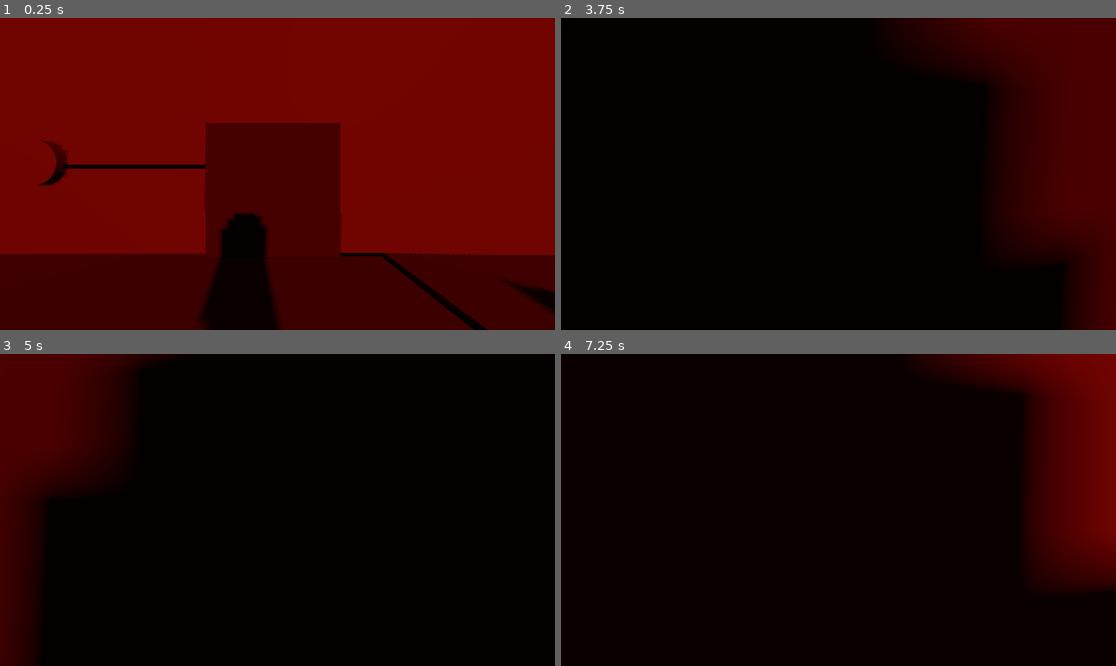
Above: before the commit, frames 1-4 (two rows, left to right).
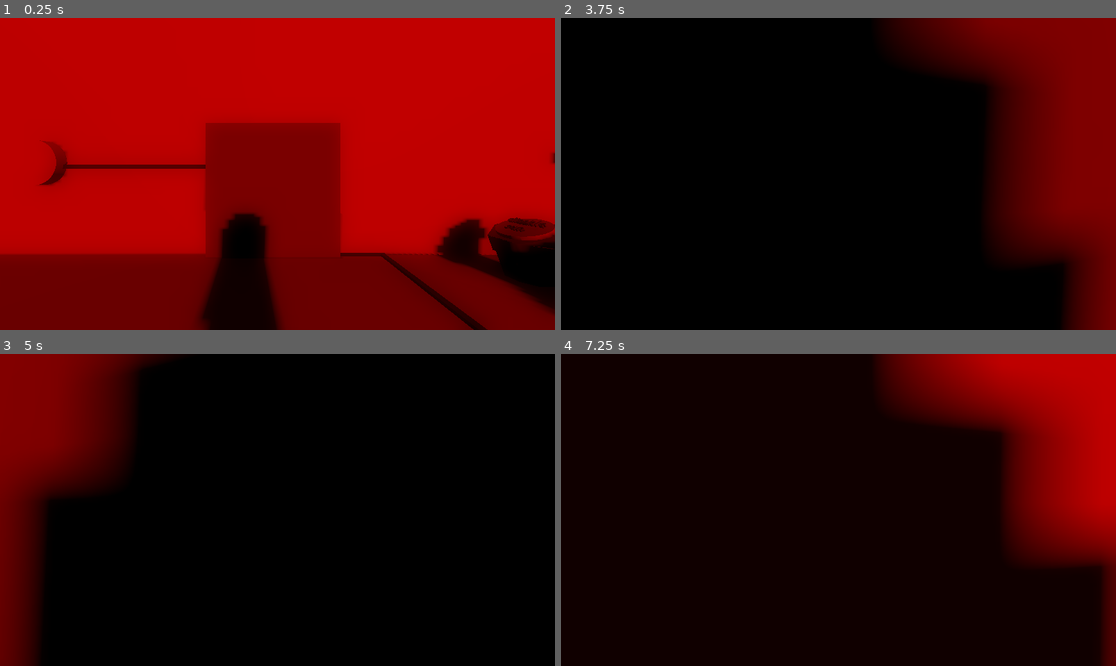
Above: after the commit, the same moments.

Repository: ThreeCoffees/HackYeah2025
Game: Godot game, scene res://test_scenes/gremble_test_scene.tscn
Two runs of this game, one before a commit and one after it. Both use one fixed random seed, a clock stepped at 60 frames per second and the inputs below. This scene is started directly instead of the project's main scene.
Inputs (mouse positions are in pixels of both pictures, inside the frame that each line leads up to):
- Up to frame 1 (0.25 s): no input
- Up to frame 2 (3.75 s): move the mouse to (866, 174) at 0.52 s; hold W (move_forward) from 0.53 s (still down); click (866, 174) at 0.6 s; tap Space (jump) at 0.77, 1.52, 2.75, 3.02 s; move the mouse to (810, 174) at 1.27 s; click (810, 174) at 1.35 s; tap Enter at 2, 3.5 s; move the mouse to (849, 167) at 2.02 s; click (849, 167) at 2.1 s; move the mouse to (832, 180) at 2.77 s; click (832, 180) at 2.85 s; move the mouse to (877, 177) at 3.52 s; click (877, 177) at 3.6 s
- Up to frame 3 (5 s): keep holding W (move_forward); tap Space (jump) at 3.77, 4.52 s; move the mouse to (233, 506) at 4.27 s; click (233, 506) at 4.35 s
- Up to frame 4 (7.25 s): tap Space (jump) at 5, 6.02, 6.77 s; move the mouse to (844, 510) at 5.02 s; click (844, 510) at 5.1 s; move the mouse to (816, 503) at 5.77 s; release W (move_forward) at 5.78 s; hold D (move_right) 5.78-6.53 s; click (816, 503) at 5.85 s; move the mouse to (866, 510) at 6.52 s; hold W (move_forward) from 6.53 s (still down); click (866, 510) at 6.6 s

The runs differ from the first frame. In frame 1, 95% of the frame differs, in the area x 0-100%, y 0-100%; in frame 2, 18%; in frame 3, 11%; in frame 4, 19%.

Commit message:
Added light wall

Diff:
--- a/test_scenes/global_state_button.tscn
+++ b/test_scenes/global_state_button.tscn
@@ -68,6 +68,7 @@
 
 [node name="Area3D" type="Area3D" parent="."]
 transform = Transform3D(0.91644657, -0.4001571, 0, 0.4001571, 0.91644657, 0, 0, 0, 1, -0.088935554, 0.8968525, 0)
+collision_layer = 7
 script = ExtResource("2_irn3s")
 
 [node name="CollisionShape3D" type="CollisionShape3D" parent="Area3D"]
--- a/test_scenes/gremble_test_scene.tscn
+++ b/test_scenes/gremble_test_scene.tscn
@@ -6,6 +6,7 @@
 [ext_resource type="PackedScene" uid="uid://dsbnm1yue8ama" path="res://player/player_camera.tscn" id="3_okhc2"]
 [ext_resource type="PackedScene" uid="uid://dy7dd3ej6xisk" path="res://test_scenes/global_state_button.tscn" id="5_fenjg"]
 [ext_resource type="PackedScene" uid="uid://8w63g3fanpur" path="res://test_scenes/waterfall.tscn" id="6_xmw63"]
+[ext_resource type="PackedScene" uid="uid://biv5d65umpjqc" path="res://test_scenes/light_wall.tscn" id="7_2tu86"]
 
 [sub_resource type="BoxMesh" id="BoxMesh_dh7q0"]
 size = Vector3(20, 1, 20)
@@ -33,8 +34,10 @@
 [sub_resource type="Environment" id="Environment_6eh5t"]
 background_mode = 1
 background_color = Color(0.12156863, 0, 0, 1)
+glow_enabled = true
+glow_bloom = 1.0
 volumetric_fog_enabled = true
-volumetric_fog_density = 0.2857
+volumetric_fog_density = 0.3
 volumetric_fog_albedo = Color(1, 0.6156863, 0.3529412, 1)
 
 [sub_resource type="BoxShape3D" id="BoxShape3D_fenjg"]
@@ -234,11 +237,29 @@
 transform = Transform3D(1, 0, 0, 0, 1, 0, 0, 0, 1, 4.5784683, 0, 5.4654055)
 action = "disable"
 
+[node name="GlobalStateButton3" parent="." instance=ExtResource("5_fenjg")]
+transform = Transform3D(1, 0, 0, 0, 1, 0, 0, 0, 1, 4.5784683, 0, 2.6077747)
+property = "sun"
+
+[node name="GlobalStateButton4" parent="." instance=ExtResource("5_fenjg")]
+transform = Transform3D(1, 0, 0, 0, 1, 0, 0, 0, 1, 4.5784683, 0, 1.5735357)
+property = "sun"
+action = "disable"
+
+[node name="GlobalStateButton5" parent="." instance=ExtResource("5_fenjg")]
+transform = Transform3D(1, 0, 0, 0, 1, 0, 0, 0, 1, 4.5784683, 0, 8.635384)
+property = "death"
+action = "disable"
+
+[node name="GlobalStateButton6" parent="." instance=ExtResource("5_fenjg")]
+transform = Transform3D(1, 0, 0, 0, 1, 0, 0, 0, 1, 4.5784683, 0, 9.694381)
+property = "death"
+
 [node name="GlobalStateButton2" parent="." instance=ExtResource("5_fenjg")]
-transform = Transform3D(1, 0, 0, 0, 1, 0, 0, 0, 1, 4.5415163, -4.7683716e-07, 6.8037143)
+transform = Transform3D(1, 0, 0, 0, 1, 0, 0, 0, 1, 4.5415163, -4.7683716e-07, 6.4764605)
 
 [node name="Waterfall" parent="." instance=ExtResource("6_xmw63")]
-transform = Transform3D(-4.371139e-08, 0, -1, 0, 1, 0, 1, 0, -4.371139e-08, 13.640975, 0, 6.9009876)
+transform = Transform3D(-4.371139e-08, 0, -1, 0, 1, 0, 1, 0, -4.371139e-08, 7.2875433, 0, 6.1787553)
 
 [node name="SpotLight3D5" type="SpotLight3D" parent="."]
 transform = Transform3D(1, 0, 0, 0, -4.371139e-08, 1, 0, -1, -4.371139e-08, -12.7467165, 3.6805854, 4.0827923)
@@ -248,6 +269,9 @@
 spot_attenuation = -2.63
 spot_angle = 16.34
 
+[node name="LightWall" parent="." instance=ExtResource("7_2tu86")]
+transform = Transform3D(-4.371139e-08, 0, -1, 0, 1, 0, 1, 0, -4.371139e-08, 7.0679626, 0, 2.729823)
+
 [connection signal="body_entered" from="Area3D" to="MovableWall" method="toggle_active_if_player"]
 [connection signal="pressed" from="Button" to="MovableWall" method="toggle_active"]
 [connection signal="body_entered" from="Area3D2" to="MovableWall" method="set_inactive_if_player"]
--- /dev/null
+++ b/test_scenes/light_wall.gd
@@ -0,0 +1,27 @@
+extends Node3D
+
+var noise: Noise
+var threshold = -1
+var target_threshold = -1
+var time = 0
+
+func _ready() -> void:
+	GlobalStateManager.sun_started.connect(_on_sun_started)
+	GlobalStateManager.sun_stopped.connect(_on_sun_stopped)
+
+	noise = FastNoiseLite.new()
+	noise.noise_type = FastNoiseLite.TYPE_SIMPLEX
+	noise.seed = randi()
+
+func _on_sun_started() -> void:
+	target_threshold = 1.1
+	$Collider/CollisionShape3D.disabled = false
+
+func _on_sun_stopped() -> void:
+	target_threshold = -1.1
+	$Collider/CollisionShape3D.disabled = true
+
+func _process(delta: float) -> void:
+	threshold = move_toward(threshold, target_threshold, delta*2.5)
+	time += delta*500
+	$Light.visible = noise.get_noise_1d(time) < threshold
--- /dev/null
+++ b/test_scenes/light_wall.tscn
@@ -0,0 +1,46 @@
+[gd_scene load_steps=7 format=3 uid="uid://biv5d65umpjqc"]
+
+[ext_resource type="Script" uid="uid://bghj7fa02xkws" path="res://test_scenes/light_wall.gd" id="1_l7w70"]
+
+[sub_resource type="BoxMesh" id="BoxMesh_l7w70"]
+size = Vector3(2, 0.2, 0.2)
+
+[sub_resource type="StandardMaterial3D" id="StandardMaterial3D_vuo5y"]
+albedo_color = Color(0, 0, 0, 1)
+
+[sub_resource type="CylinderMesh" id="CylinderMesh_vuo5y"]
+top_radius = 0.9
+bottom_radius = 1.5
+height = 3.0
+
+[sub_resource type="StandardMaterial3D" id="StandardMaterial3D_l7w70"]
+transparency = 1
+blend_mode = 1
+albedo_color = Color(0, 0, 0, 1)
+emission_enabled = true
+emission = Color(1, 0.67222893, 0.1671899, 1)
+emission_energy_multiplier = 0.5
+
+[sub_resource type="BoxShape3D" id="BoxShape3D_l7w70"]
+size = Vector3(2.6428223, 2.6675415, 0.3128662)
+
+[node name="LightWall" type="Node3D"]
+script = ExtResource("1_l7w70")
+
+[node name="MeshInstance3D" type="MeshInstance3D" parent="."]
+transform = Transform3D(1, 0, 0, 0, 1, 0, 0, 0, 1, 0, 3, 0)
+mesh = SubResource("BoxMesh_l7w70")
+surface_material_override/0 = SubResource("StandardMaterial3D_vuo5y")
+
+[node name="Light" type="MeshInstance3D" parent="."]
+transform = Transform3D(1, 0, 0, 0, 1, 0, 0, 0, 0.1, 0, 1.5, 0)
+mesh = SubResource("CylinderMesh_vuo5y")
+surface_material_override/0 = SubResource("StandardMaterial3D_l7w70")
+
+[node name="Collider" type="StaticBody3D" parent="."]
+collision_layer = 7
+
+[node name="CollisionShape3D" type="CollisionShape3D" parent="Collider"]
+transform = Transform3D(1, 0, 0, 0, 1, 0, 0, 0, 1, 0.04284668, 1.450531, -0.0016479492)
+shape = SubResource("BoxShape3D_l7w70")
+disabled = true
--- a/test_scenes/waterfall.gd
+++ b/test_scenes/waterfall.gd
@@ -58,7 +58,6 @@
 		$Collider/CollisionShape3D.set_deferred("disabled", true)
 
 func _process(delta: float) -> void:
-	pass
 	gravitate(delta)
 	position_mesh()
 	enable_disable_collisions()
Not shown: 1 places in test_scenes/gremble_test_scene.tscn that only renumber resources
Not shown, added: test_scenes/light_wall.gd.uid
